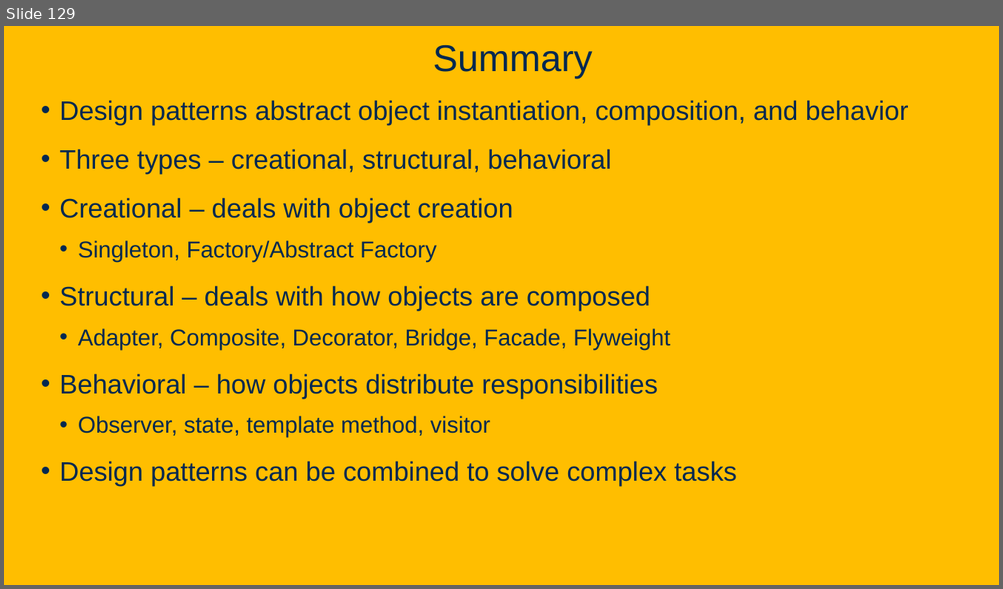
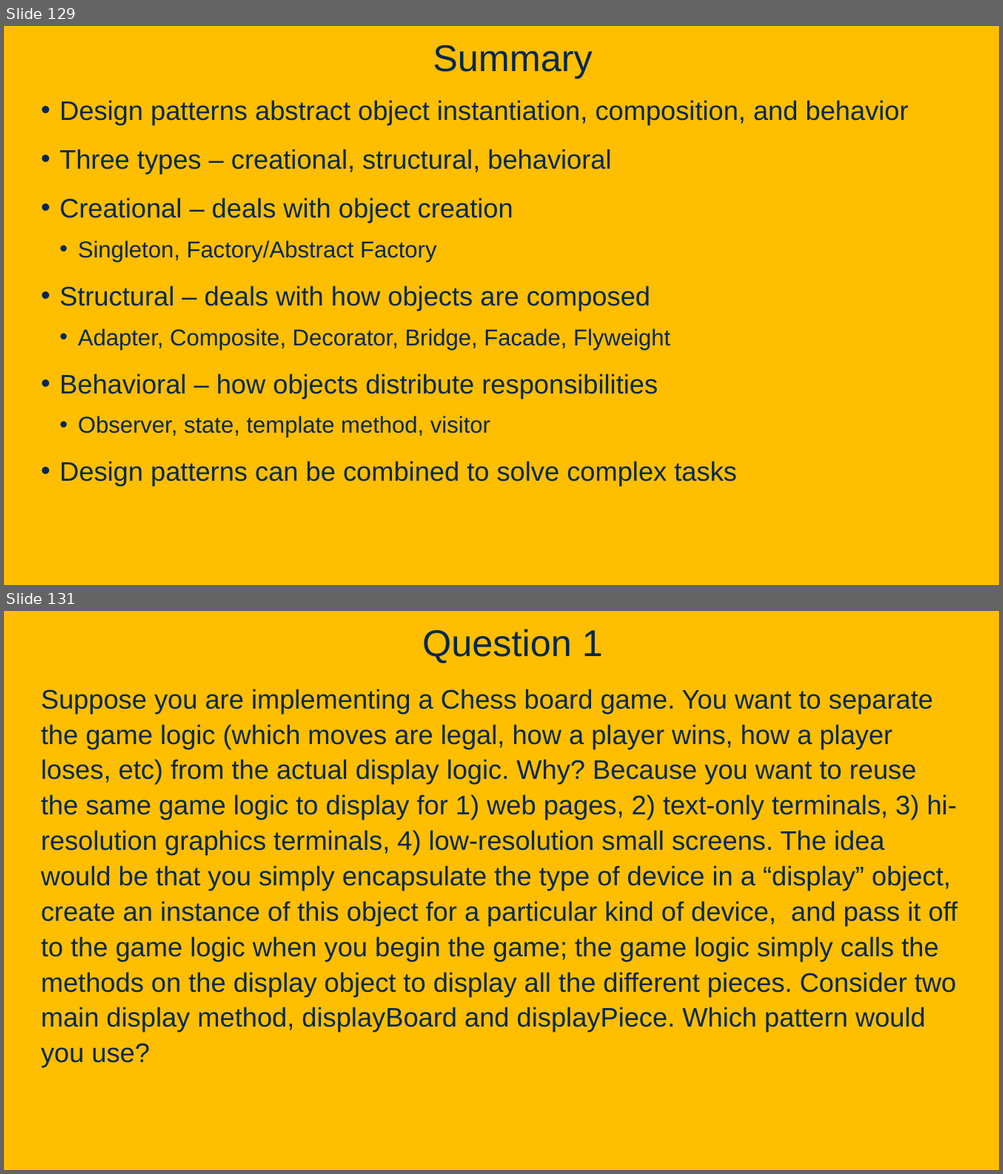
Before and after one commit to davsec-teaching/ecs160-f25, a slide deck: slides/8_design_patterns.pptx. Shown one above the other, each under a label of ours: slide 129 before the commit, slides 129 and 131 after it; the slides between them are not shown. The pictures are 1003x589 and 1003x1174 pixels, drawn with LibreOffice and Linux fonts; fonts in the diff are those of the drawing; background and template pictures are left out. Boxes give left, top, right and bottom in pixels: in the first picture for what was removed or moved away, otherwise in the second. Text is boxed around its words. In the diff, an @@ line names an element or a change of style, - is before the commit and + after.

Commit message:
updates to security and design pattern slides

```diff
--- a/slides/8_design_patterns.pptx
+++ b/slides/8_design_patterns.pptx
@@ slide 131 added at (x1=4, y1=611, x2=999, y2=1170), background picture (left out) @@
@@ title added at (x1=422, y1=629, x2=603, y2=664), 36 pt, text #022850 @@
+Question 1
@@ text added at (x1=41, y1=689, x2=958, y2=1068), 25.9 pt, text #022850 @@
+Suppose you are implementing a Chess board game. You want to separate the game logic (which moves are legal, how a player wins, how a player loses, etc) from the actual display logic. Why? Because you want to reuse the same game logic to display for 1) web pages, 2) text-only terminals, 3) hi-resolution graphics terminals, 4) low-resolution small screens. The idea would be that you simply encapsulate the type of device in a “display” object, create an instance of this object for a particular kind of device, and pass it off to the game logic when you begin the game; the game logic simply calls the methods on the display object to display all the different pieces. Consider two main display method, displayBoard and displayPiece. Which pattern would you use?
```
Also in this commit, not shown: 3 other slides added, 1 other file.
